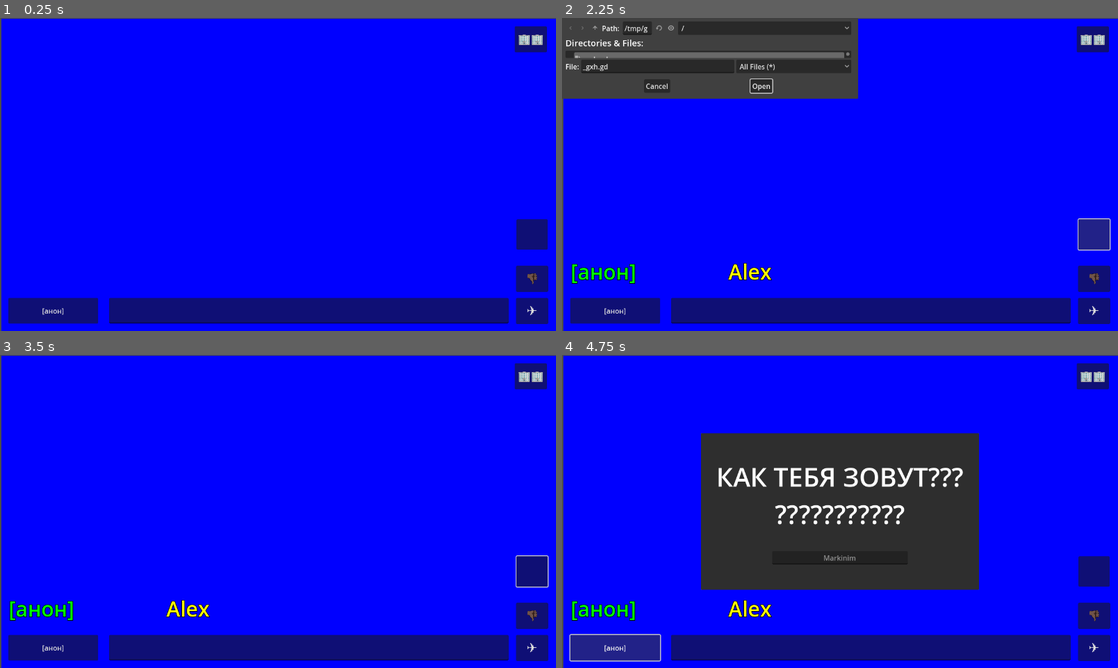
Above: before the commit, frames 1-4 (two rows, left to right).
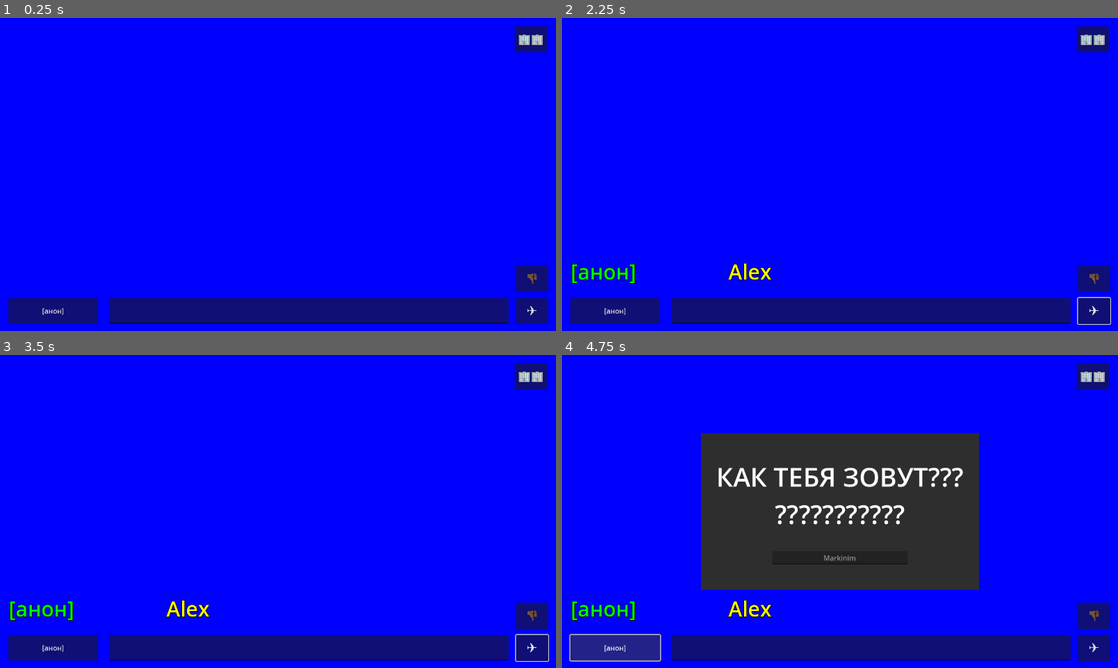
Above: after the commit, the same moments.

Repository: Tailsray/Arkochat
Game: Godot game, scene res://chat.tscn
Two runs of this game, one before a commit and one after it. Both use one fixed random seed, a clock stepped at 60 frames per second and the inputs below.
Inputs (mouse positions are in pixels of both pictures, inside the frame that each line leads up to):
- Up to frame 1 (0.25 s): no input
- Up to frame 2 (2.25 s): click (873, 312) at 0.52 s; type "Alex" at 0.6 s; click "✈️" at 1.25 s; click (1095, 233) at 2.02 s
- Up to frame 3 (3.5 s): click (200, 423) at 2.75 s, where only the run before the commit has a clickable "Open"
- Up to frame 4 (4.75 s): click "🏢🏢" at 3.5 s; click "[анон]" at 4.25 s

The runs differ from the first frame. In frame 1, 1.0% of the frame differs, in the area x 0-100%, y 0-100%; in frame 2, 15%; in frame 3, 1.2%; in frame 4, 1.0%.

Commit message:
file shenanigans

Diff:
--- a/chat.gd
+++ b/chat.gd
@@ -1,6 +1,7 @@
 extends Node
 
 signal settings_applied(settings: ChatSettings)
+
 var username: String = ""
 @onready var scroll_bar = $Scrollable.get_v_scroll_bar()
 
@@ -69,8 +70,6 @@
 		chay_postavte.rpc()
 	if %TextField.text.containsn("max") or %TextField.text.containsn("макс"):
 		max_verstappen.rpc()
-	if %TextField.text.containsn("fumo"):
-		retrieve_from_server("untitled.png")
 	update_message_list.rpc(username, %TextField.text)
 	%TextField.text = ""
 	scroll_to_the_end()
@@ -107,24 +106,3 @@
 
 func _on_scroll_down_button_pressed():
 	scroll_bar.value = scroll_bar.max_value
-
-
-func _on_file_pick_pressed() -> void:
-	$FilePick/FileDialog.show()
-
-
-
-func _on_file_dialog_file_selected(path: String) -> void:
-	transfer.rpc_id(1,FileAccess.get_file_as_bytes(path), path.get_file())
-	print("Send_file: ", Time.get_ticks_msec())
-
-@rpc("any_peer", "reliable", "call_local")
-func transfer(data: PackedByteArray, filename: String) -> void:
-	print("write_file: ", Time.get_ticks_msec())
-	var sfile = FileAccess.open("user://" + filename, FileAccess.WRITE)
-	sfile.store_buffer(data)
-	print("received file")
-
-
-func retrieve_from_server(filename: String):
-	transfer.rpc_id(multiplayer.get_remote_sender_id(), FileAccess.get_file_as_bytes("user://" + filename), filename)
--- a/chat.tscn
+++ b/chat.tscn
@@ -91,11 +91,8 @@
 [node name="BackgroundColor" type="ColorRect" parent="Background"]
 z_index = -2
 layout_mode = 0
-offset_left = 3.0
-offset_top = 2.0
-offset_right = 1283.0
-offset_bottom = 722.0
-mouse_force_pass_scroll_events = false
+offset_right = 1280.0
+offset_bottom = 720.0
 color = Color(0, 0, 1, 1)
 
 [node name="BackgroundTexture" type="TextureRect" parent="Background"]
@@ -119,8 +116,8 @@
 anchor_bottom = 1.0
 offset_left = 4.0
 offset_top = 4.0
-offset_right = 636.0
-offset_bottom = 356.0
+offset_right = -4.0
+offset_bottom = -4.0
 grow_horizontal = 2
 grow_vertical = 2
 alignment = 1
@@ -208,19 +205,6 @@
 
 [node name="ChayPostavte" type="AudioStreamPlayer2D" parent="."]
 stream = ExtResource("4_4yh8y")
-
-[node name="FilePick" type="Button" parent="."]
-layout_mode = 0
-offset_left = 1189.0
-offset_top = 463.0
-offset_right = 1261.0
-offset_bottom = 533.0
-
-[node name="FileDialog" type="FileDialog" parent="FilePick"]
-title = "Open a File"
-ok_button_text = "Open"
-file_mode = 0
-access = 2
 
 [connection signal="settings_applied" from="." to="." method="on_settings_applied"]
 [connection signal="pressed" from="Settings/SettingsButton" to="Settings" method="open_settings"]
@@ -236,5 +220,3 @@
 [connection signal="text_submitted" from="Control/TextField" to="." method="_on_text_field_text_submitted"]
 [connection signal="pressed" from="Control/SendButton" to="." method="send_message"]
 [connection signal="pressed" from="ScrollDownButton" to="." method="_on_scroll_down_button_pressed"]
-[connection signal="pressed" from="FilePick" to="." method="_on_file_pick_pressed"]
-[connection signal="file_selected" from="FilePick/FileDialog" to="." method="_on_file_dialog_file_selected"]
--- a/project.godot
+++ b/project.godot
@@ -24,7 +24,3 @@
 window/size/viewport_width=1280
 window/size/viewport_height=720
 window/size/resizable=false
-
-[editor_plugins]
-
-enabled=PackedStringArray("res://addons/godot-vim/plugin.cfg")
Not shown: 1 places in chat.tscn that only renumber resources
